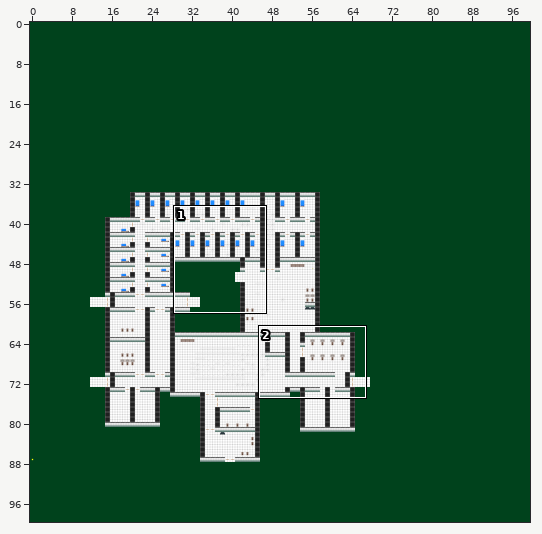
One commit to this Tiled map: ALPHA TEX/world3.tmx. The first picture is a wide view before the edit; the outline marks the close-up.
Close-up. Earlier state:
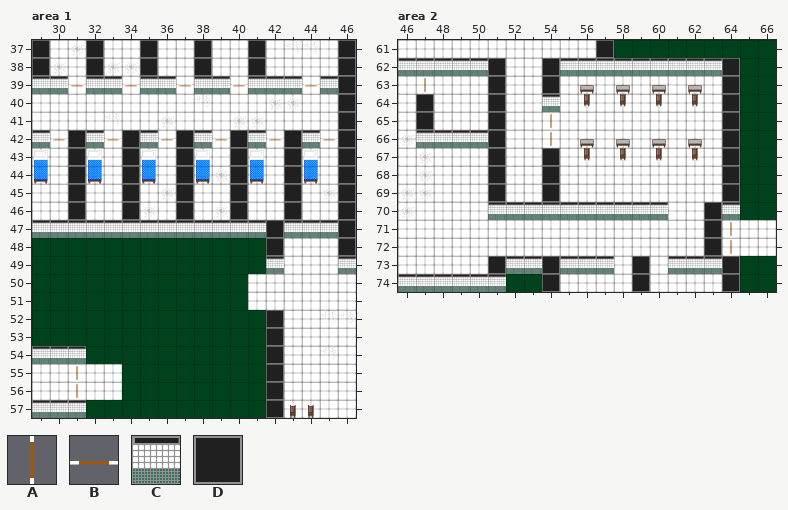
Cells are 64x64 px. Shown: area 1 x 29..46, y 37..57; area 2 x 46..66, y 61..74. The commit also changed other parts of the map, which this record leaves out.
Key: from "alpha_sprite_sheet": A 9, B 10; from "floor_wall_sheet": C 5, D 6.
_ is an empty cell, # one hidden under a higher layer.
Layers that did not change in this view are not listed.
Layer "Dörrar" before, area 1, first column x 29:
37 __________________
38 __________________
39 __B__B__B__B___B__
40 __________________
41 __________________
42 _B__B__B__B__B__B_
43 __________________
44 __________________
45 __________________
46 __________________
47 __________________
48 __________________
49 __________________
50 __________________
51 __________________
52 __________________
53 __________________
54 __________________
55 __A_______________
56 __A_______________
57 __________________
Layer "väggar" before, area 2, first column x 46:
61 ___________D_________
62 CCCCCD__DCCCCCCCCCD__
63 _____D__D_________D__
64 _D___D__C_________D__
65 _D___D____________D__
66 _CCCCD____________D__
67 _____D__D_________D__
68 _____D__D_________D__
69 _____D__D_________D__
70 _____CCCCCCCCCC__DC__
71 _________________D___
72 _________________D___
73 _____#CCDCCC_D_CCCD__
74 CCCCCC__D____D____D__
Once edited:
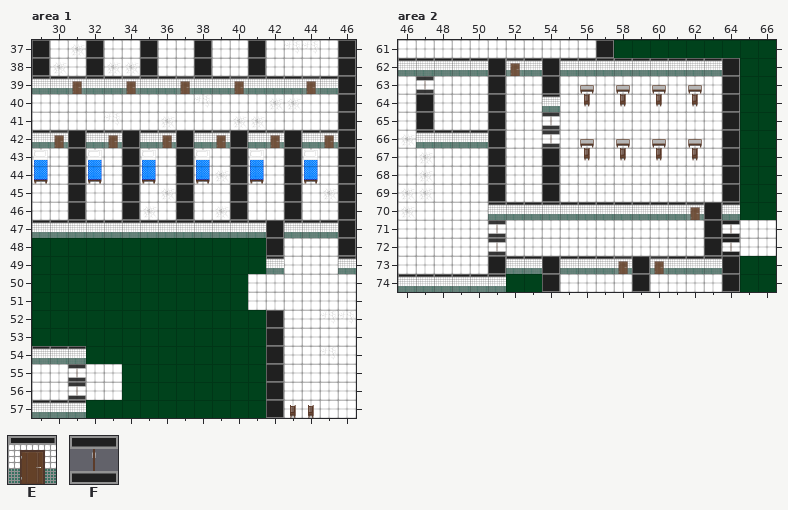
Further tiles: from "floor_wall_sheet": E 7, F 9.
The exact change:
Layer "Dörrar", area 1:
The author changed tile B to tile E in row 39 at x 31, 34, 37, 40 and 44; in row 42 at x 30, 33, 36, 39, 42 and 45.
The author changed tile A to tile F in rows 55 to 56 at x 31.
Layer "väggar", area 2:
Tile C now appears in row 62 at x 53; in row 70 at x 61.
Tile F now appears in rows 71 to 72 at x 64.
Layer "Dörrar", area 2:
Tile E now appears in row 62 at x 52; in row 70 at x 62; in row 73 at x 58 and 60.
The author changed tile A to tile F in row 63 at x 47; in rows 65 to 66 at x 54.
Tile F now appears in rows 71 to 72 at x 51.
The author cleared tile A in rows 71 to 72 at x 64.
